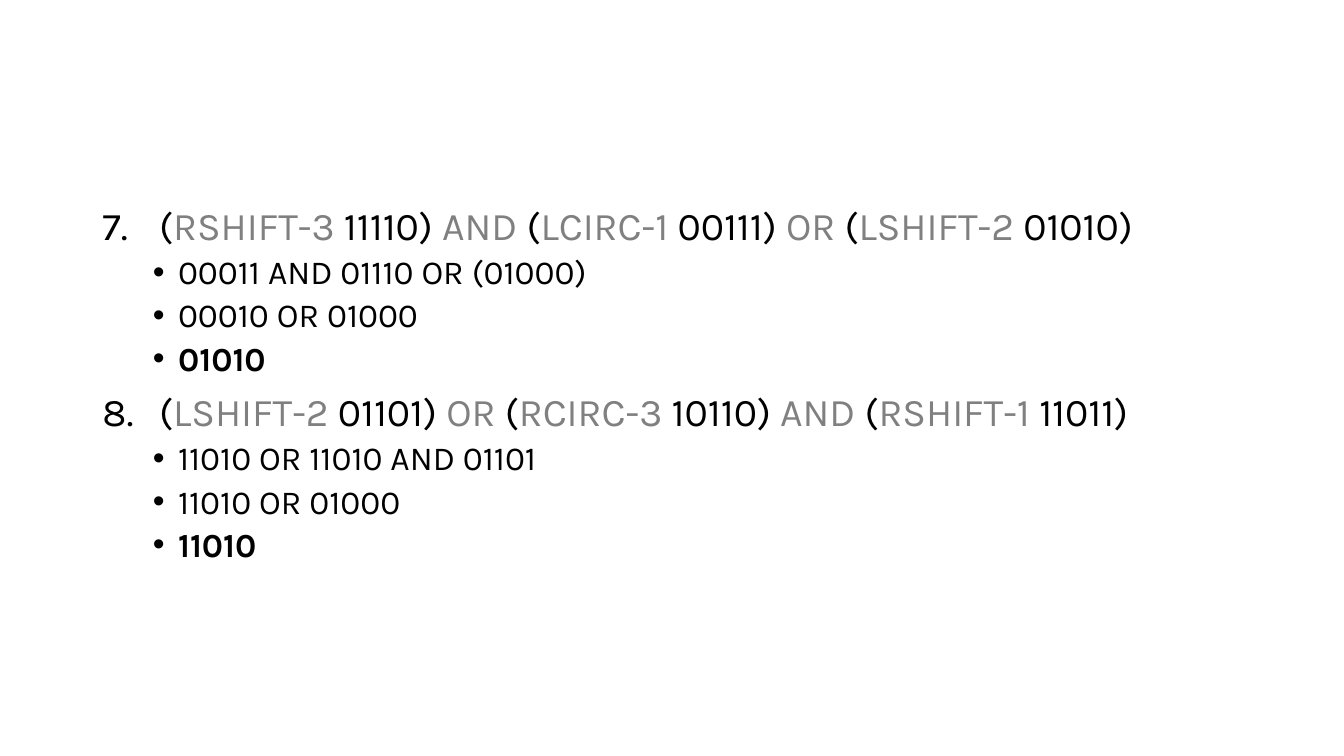
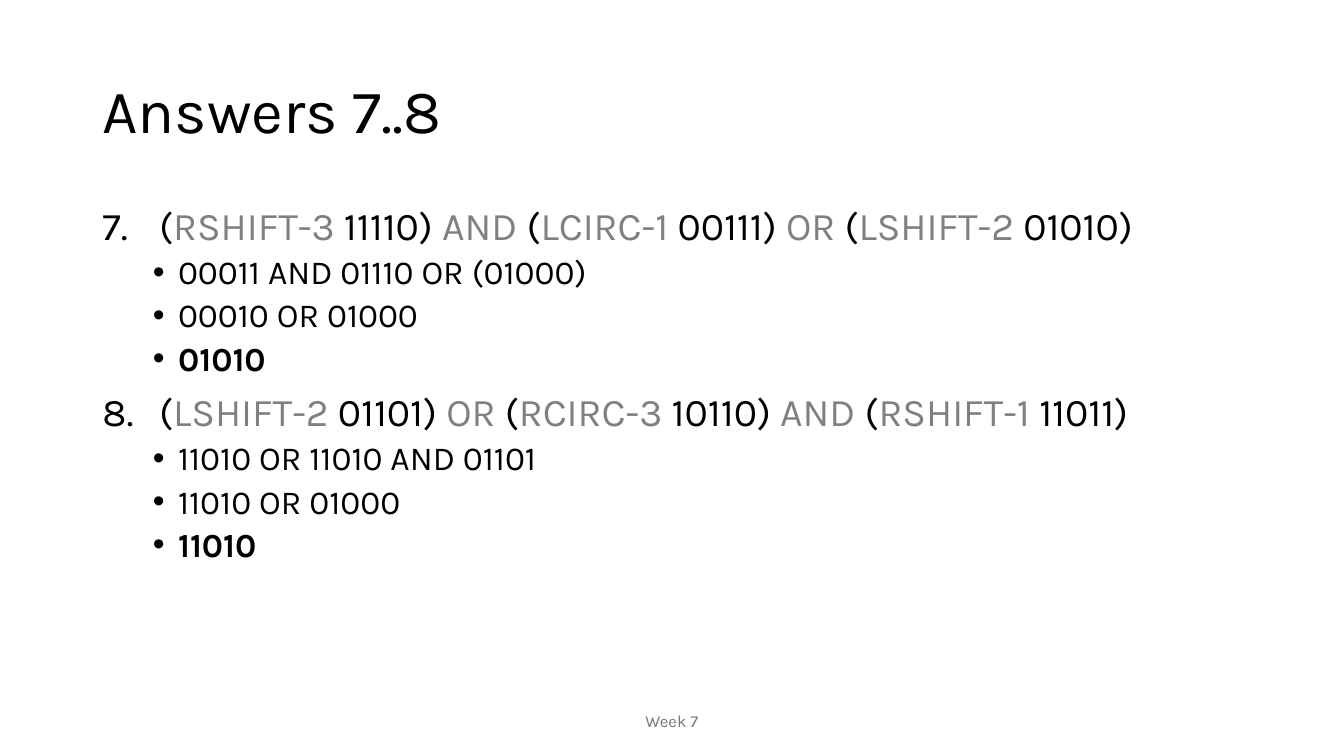
Before and after one commit to MoklaEducation/ems_winter_2025_acsl101, a slide deck: slide 55 of all/ExploringCSConceptsViaACSLCompetitions_all.pptx. Drawn at 1344x756 pixels with LibreOffice and Linux fonts; fonts in the diff are those of the drawing. Boxes give left, top, right and bottom in pixels: in the first picture for what was removed or moved away, otherwise in the second. Text is boxed around its words. In the diff, an @@ line names an element or a change of style, - is before the commit and + after.

```diff
--- a/all/ExploringCSConceptsViaACSLCompetitions_all.pptx
+++ b/all/ExploringCSConceptsViaACSLCompetitions_all.pptx
@@ title added at box(102, 93, 442, 134), 44 pt, text #000000 @@
+Answers 7..8
@@ text added at box(645, 715, 698, 727), 12 pt, text #797979 @@
+Week 7
```
Also in this commit, not shown: 3 other slides changed, 4 other files.
